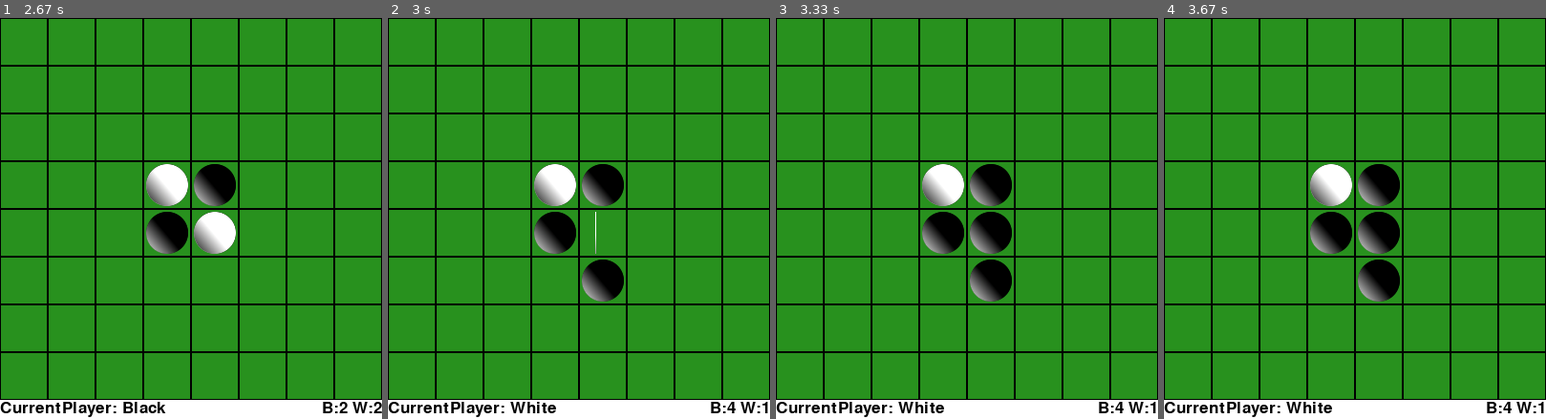
Above: before the commit, frames 1-4 (left to right).
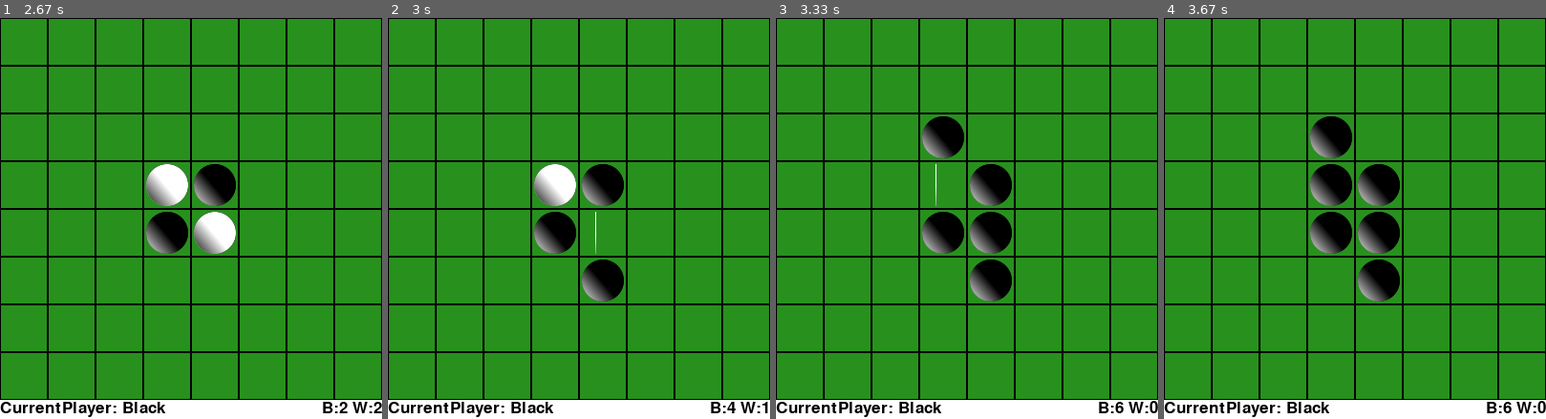
Above: after the commit, the same moments.

Repository: mrsaa2000/Reversi
Game: pygame game, started from pygame_ver.py
Two runs of this game, one before a commit and one after it. Both use one fixed random seed, a clock stepped at 60 frames per second and the inputs below.
Inputs (mouse positions are in pixels of both pictures, inside the frame that each line leads up to):
- Up to frame 1 (2.67 s): click (313, 206) at 0.38 s
- Up to frame 2 (3 s): click (582, 258) at 2.72 s
- Up to frame 3 (3.33 s): click (955, 150) at 3.05 s
- Up to frame 4 (3.67 s): no input

Frame 1 is identical in both runs. In frame 2, 0.2% of the frame differs, in the area x 32-44%, y 95-99%; in frame 3, 2.2%, in the area x 32-100%, y 24-99%; in frame 4, 2.1%.

Commit message:
Add START to the game state

Diff:
--- a/reversiCore.py
+++ b/reversiCore.py
@@ -3,7 +3,7 @@
 
 
 SQ_NUM = 8  # COL,ROWの数
-State = enum.Enum('State', 'PLAY GAMEOVER')
+State = enum.Enum('State', 'START PLAY GAMEOVER')
 Stone = enum.Enum('Stone', 'EMPTY BLACK WHITE')
 
 
@@ -11,7 +11,7 @@
 
     def __init__(self):
         self.board = [[Stone.EMPTY for x in range(SQ_NUM)] for y in range(SQ_NUM)]
-        self.state = State.PLAY
+        self.state = State.START
         self.turn = Stone.BLACK
         self.cpu_player = Stone.WHITE
         self.init_game()
@@ -89,7 +89,7 @@
         self.board[SQ_NUM // 2 - 1][SQ_NUM // 2] = Stone.BLACK
         self.board[SQ_NUM // 2][SQ_NUM // 2 - 1] = Stone.BLACK
         self.board[SQ_NUM // 2][SQ_NUM // 2] = Stone.WHITE
-        self.state = State.PLAY
+        self.state = State.START
         self.turn = Stone.BLACK
 
     def is_pass(self):
